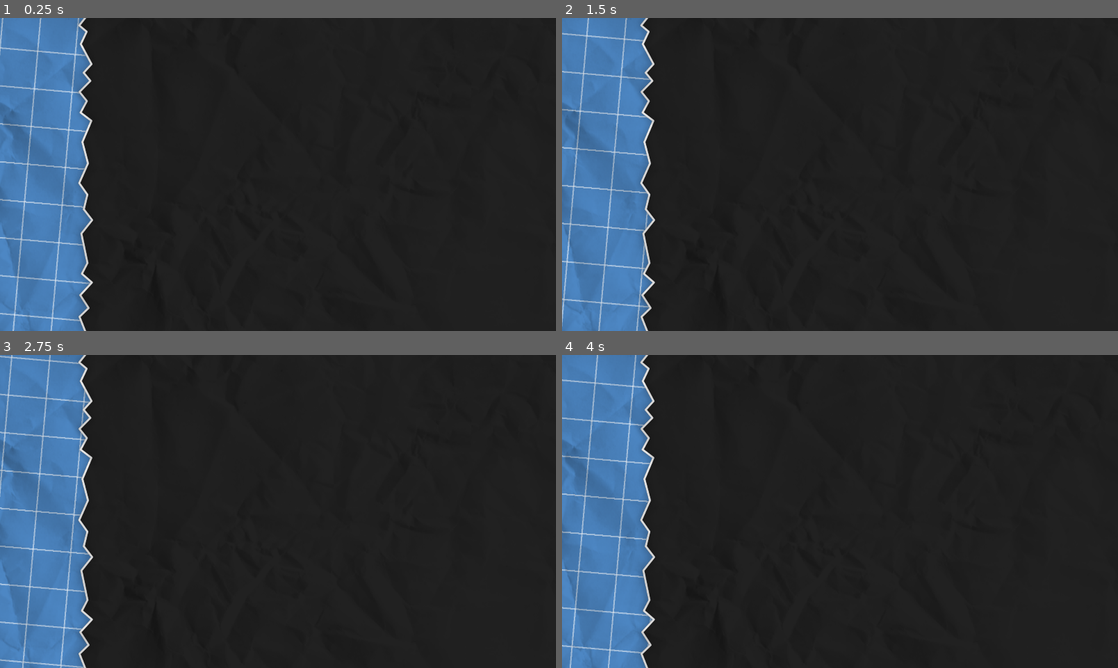
Above: before the commit, frames 1-4 (two rows, left to right).
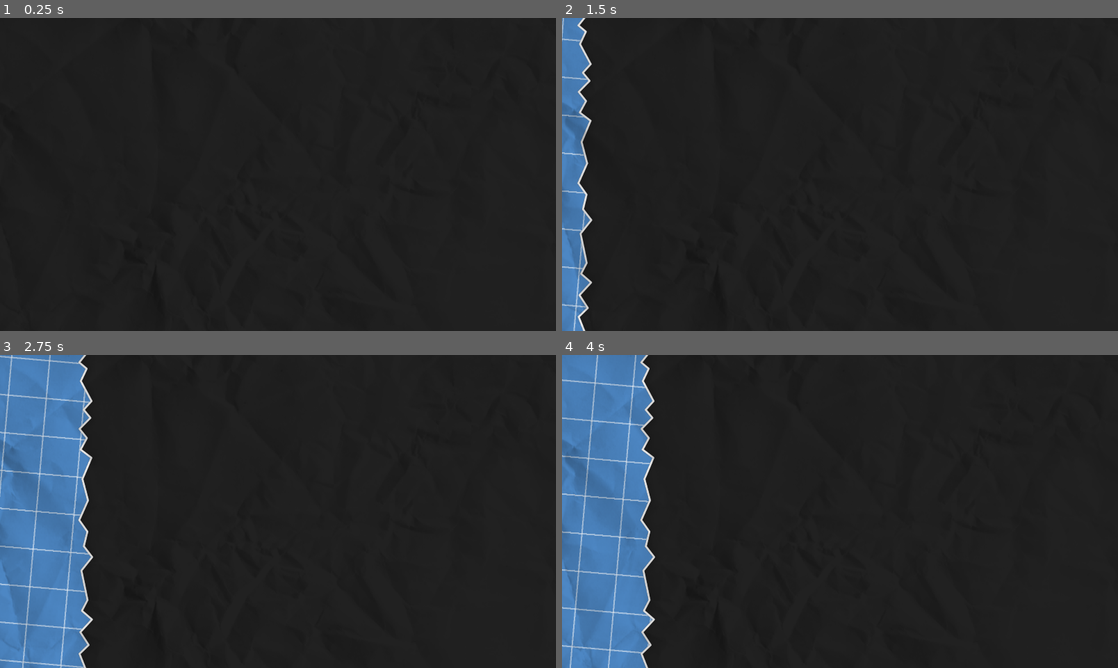
Above: after the commit, the same moments.

Repository: dxzander/Godot-Repository
Game: Godot game, scene res://Title Screen.tscn
Same seed, same stepped clock (60 frames per second), same inputs: the game is played once before the commit and once after it. This scene is started directly instead of the project's main scene.
Inputs:
- Up to frame 1 (0.25 s): no input
- Up to frame 2 (1.5 s): no input
- Up to frame 3 (2.75 s): no input
- Up to frame 4 (4 s): no input

The runs differ from the first frame. In frame 1, 16% of the frame differs, in the area x 0-17%, y 0-100%; in frame 2, 12%; in frame 3, less than 0.1%; in frame 4, less than 0.1%.

Commit message:
Paper cut-out slide-in implemented

Diff:
--- /dev/null
+++ b/Title Screen.gd
@@ -0,0 +1,12 @@
+extends Node2D
+
+
+# Called when the node enters the scene tree for the first time.
+func _ready():
+	$AnimationPlayer.play("Cutout slide in")
+	pass # Replace with function body.
+
+
+# Called every frame. 'delta' is the elapsed time since the previous frame.
+func _process(delta):
+	pass
--- a/Title Screen.tscn
+++ b/Title Screen.tscn
@@ -1,6 +1,7 @@
-[gd_scene load_steps=7 format=3 uid="uid://dkndt4d4fxc8s"]
+[gd_scene load_steps=11 format=3 uid="uid://dkndt4d4fxc8s"]
 
 [ext_resource type="PackedScene" uid="uid://dxx3pqqc7pbt1" path="res://blueprints.tscn" id="1_0jgt4"]
+[ext_resource type="Script" path="res://Title Screen.gd" id="1_cssgq"]
 [ext_resource type="Shader" path="res://alpha_multiply.gdshader" id="1_jlh1q"]
 [ext_resource type="Texture2D" uid="uid://ce01d54vblldk" path="res://Paper texture.jpeg" id="2_77j7k"]
 [ext_resource type="Texture2D" uid="uid://wp8kq8x1uh54" path="res://Title card Banner no line.png" id="3_v3hiy"]
@@ -10,24 +11,66 @@
 shader = ExtResource("1_jlh1q")
 shader_parameter/alpha = 0.5
 
+[sub_resource type="Animation" id="Animation_gx5kv"]
+resource_name = "Cutout slide in"
+length = 2.0
+tracks/0/type = "value"
+tracks/0/imported = false
+tracks/0/enabled = true
+tracks/0/path = NodePath("TitleCardLine:position")
+tracks/0/interp = 1
+tracks/0/loop_wrap = true
+tracks/0/keys = {
+"times": PackedFloat32Array(0, 1, 2),
+"transitions": PackedFloat32Array(1, 1, 1),
+"update": 0,
+"values": [Vector2(540, 540), Vector2(540, 540), Vector2(960, 540)]
+}
+
+[sub_resource type="Animation" id="Animation_5l80t"]
+length = 0.001
+tracks/0/type = "value"
+tracks/0/imported = false
+tracks/0/enabled = true
+tracks/0/path = NodePath("TitleCardLine:position")
+tracks/0/interp = 1
+tracks/0/loop_wrap = true
+tracks/0/keys = {
+"times": PackedFloat32Array(0),
+"transitions": PackedFloat32Array(1),
+"update": 0,
+"values": [Vector2(960, 540)]
+}
+
+[sub_resource type="AnimationLibrary" id="AnimationLibrary_hvw4d"]
+_data = {
+"Cutout slide in": SubResource("Animation_gx5kv"),
+"RESET": SubResource("Animation_5l80t")
+}
+
 [node name="Title Screen" type="Node2D"]
+script = ExtResource("1_cssgq")
 
 [node name="Polygon2D" type="Polygon2D" parent="."]
 color = Color(0.133333, 0.133333, 0.133333, 1)
 polygon = PackedVector2Array(0, 0, 1920, 2.08165e-12, 1920, 1080, 2.08165e-12, 1080)
 
-[node name="Mask" type="TextureRect" parent="."]
-clip_children = 1
-offset_right = 1920.0
-offset_bottom = 1080.0
+[node name="TitleCardLine" type="Sprite2D" parent="."]
+texture_repeat = 2
+position = Vector2(960, 540)
+texture = ExtResource("4_3pw46")
+
+[node name="Mask" type="TextureRect" parent="TitleCardLine"]
+clip_children = 2
+texture_repeat = 2
+offset_left = -960.0
+offset_top = -540.0
+offset_right = 960.0
+offset_bottom = 540.0
 texture = ExtResource("3_v3hiy")
 
-[node name="Blueprints" parent="Mask" instance=ExtResource("1_0jgt4")]
+[node name="Blueprints" parent="TitleCardLine/Mask" instance=ExtResource("1_0jgt4")]
 position = Vector2(2.08165e-12, 2.08165e-12)
-
-[node name="TitleCardLine" type="Sprite2D" parent="."]
-position = Vector2(960, 540)
-texture = ExtResource("4_3pw46")
 
 [node name="PaperTexture" type="Sprite2D" parent="."]
 material = SubResource("ShaderMaterial_ivti1")
@@ -35,5 +78,10 @@
 scale = Vector2(2.11248, 2.11248)
 texture = ExtResource("2_77j7k")
 
+[node name="AnimationPlayer" type="AnimationPlayer" parent="."]
+libraries = {
+"": SubResource("AnimationLibrary_hvw4d")
+}
+
 [node name="Camera2D" type="Camera2D" parent="."]
 offset = Vector2(960, 540)
--- a/blueprints.tscn
+++ b/blueprints.tscn
@@ -152,7 +152,4 @@
 scale = Vector2(2.11248, 2.11248)
 texture = ExtResource("1_54dpv")
 
-[node name="Camera2D" type="Camera2D" parent="."]
-offset = Vector2(960, 540)
-
 [connection signal="timeout" from="Timer" to="." method="_on_timer_timeout"]
--- /dev/null
+++ b/vert_scroll.gdshader
@@ -0,0 +1,7 @@
+shader_type canvas_item;
+
+void fragment() {
+	float speed = 0.1 * TIME;
+    vec2 uv = vec2(UV.x, UV.y - speed);
+    COLOR.rgba = texture(TEXTURE, uv).rgba;
+}
